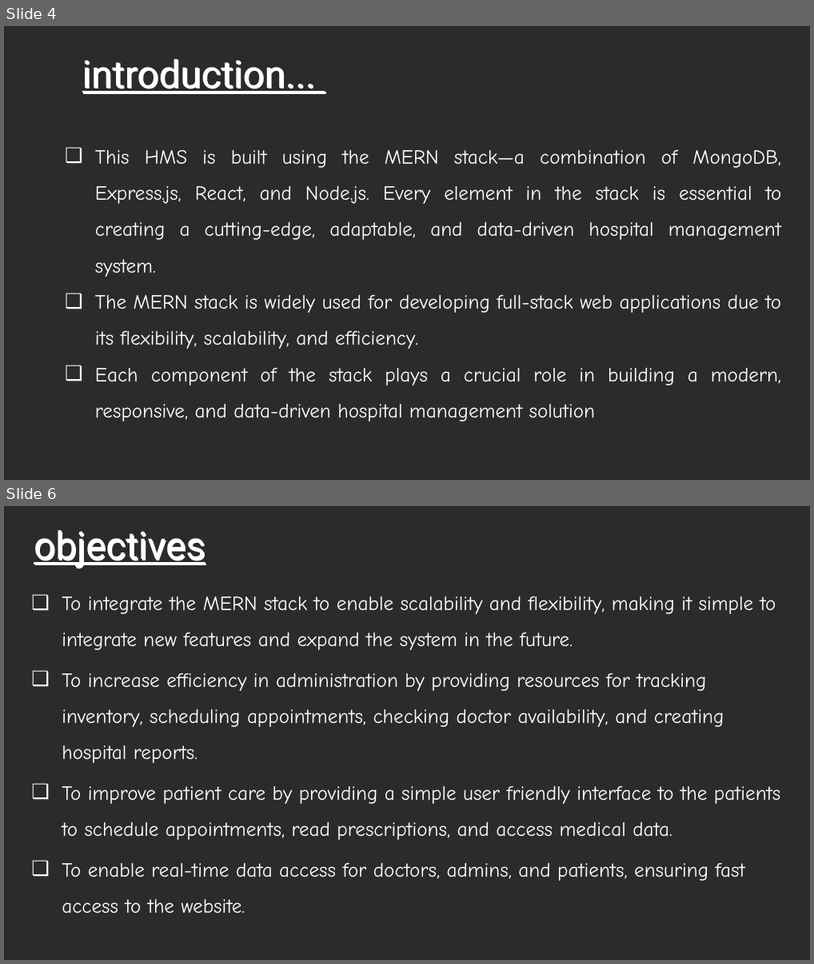
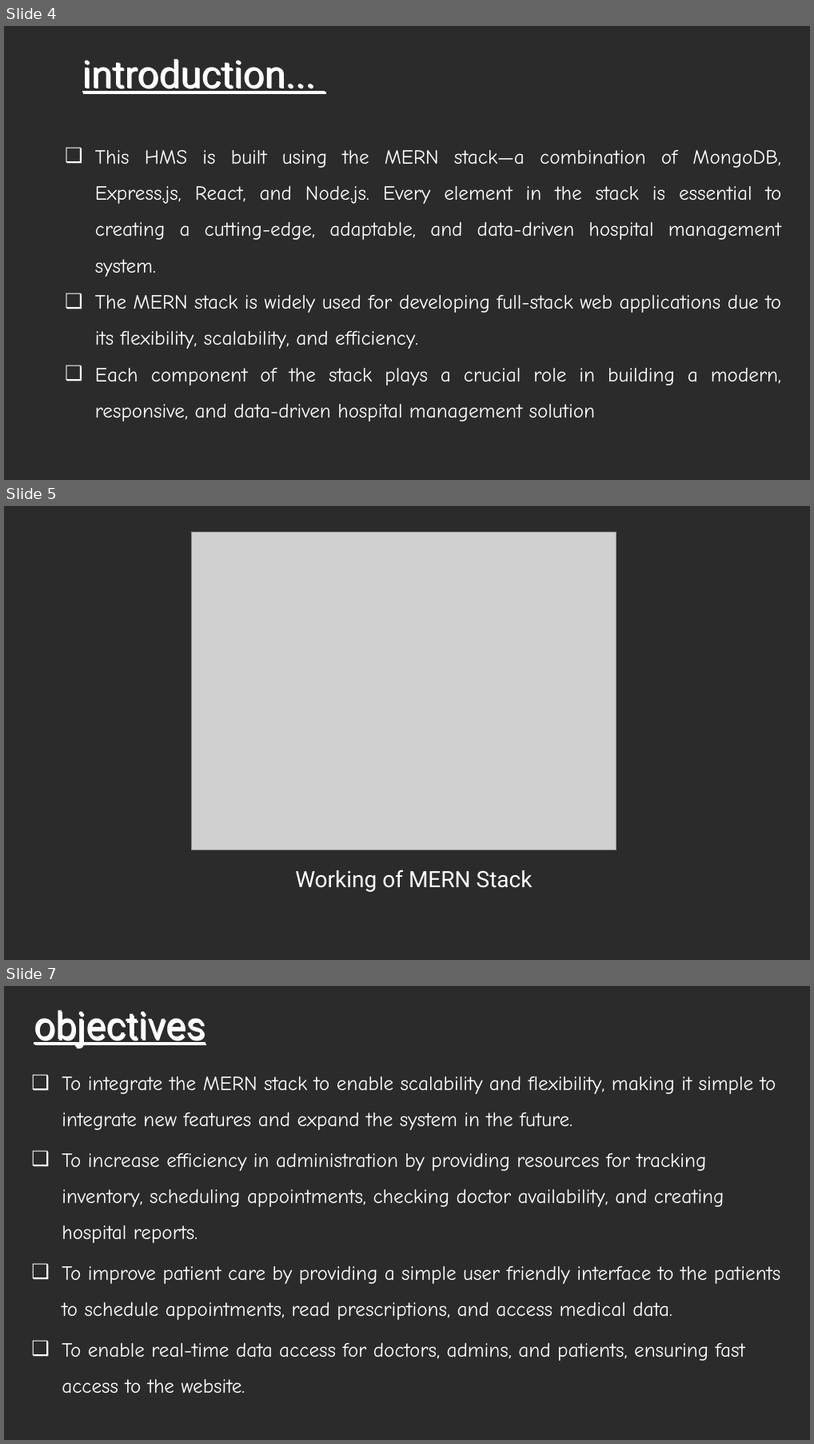
Before and after one commit to Sahithya132002/Final-Year-Project, a slide deck: Review 1.pptx. Shown one above the other, each under a label of ours: slides 4 and 6 before the commit, slides 4, 5 and 7 after it; the slides between them are not shown. The pictures are 814x964 and 814x1444 pixels, drawn with LibreOffice and Linux fonts; fonts in the diff are those of the drawing; grey boxes stand for pictures; background and template pictures are left out; a plain dark background stands for a picture behind light text. Boxes give left, top, right and bottom in pixels: in the first picture for what was removed or moved away, otherwise in the second. Text is boxed around its words. In the diff, an @@ line names an element or a change of style, - is before the commit and + after.

```diff
--- a/Review 1.pptx
+++ b/Review 1.pptx
@@ slide 5 added at box(4, 506, 810, 960), background picture (left out) @@
@@ picture added at box(191, 532, 617, 849) @@
@@ text added at box(295, 869, 533, 892), 20 pt, text #FFFFFF @@
+Working of MERN Stack
@@ what was slide 6 is now slide 7 @@
```
Also in this commit, not shown: 3 slides changed, 20 other files.
